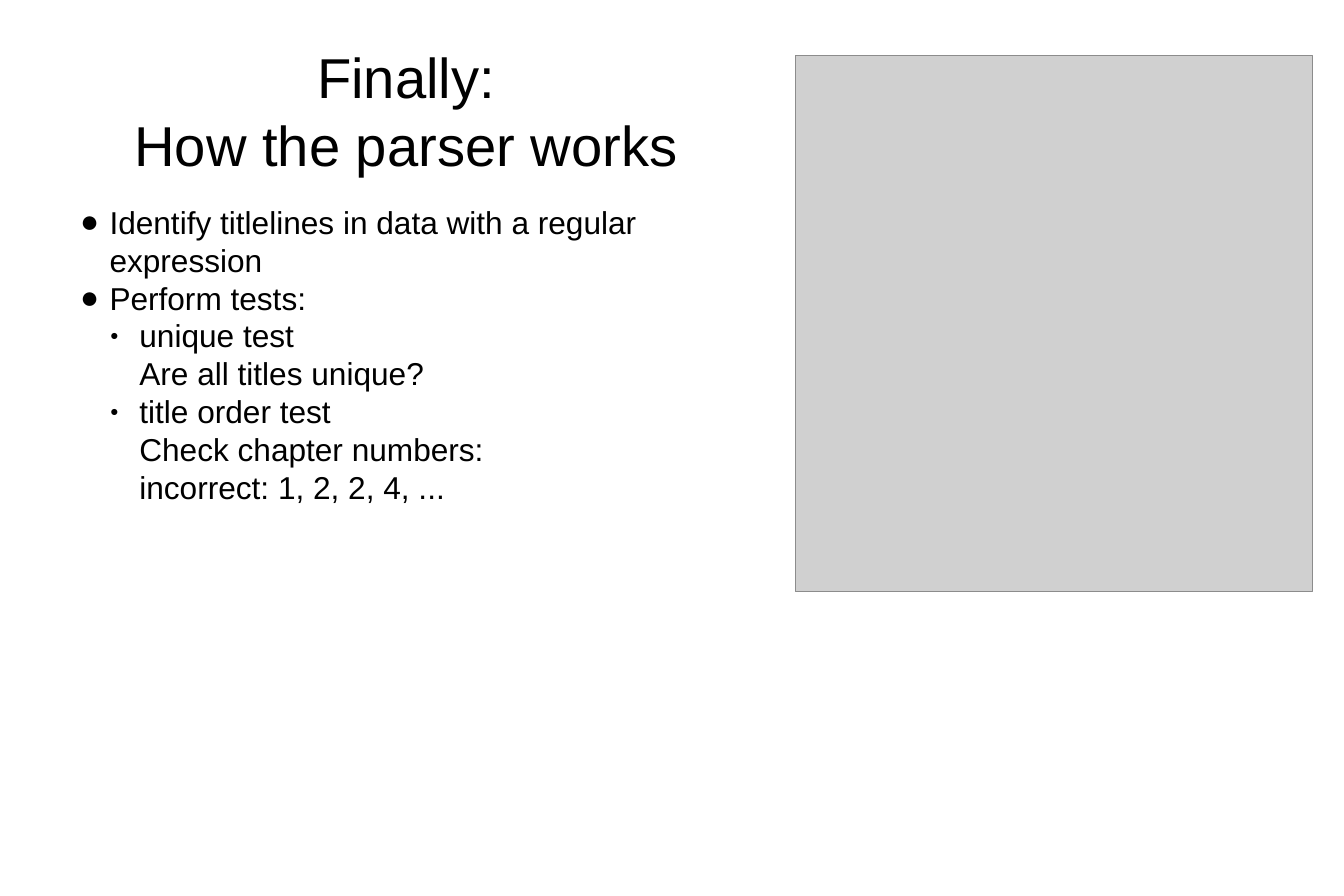
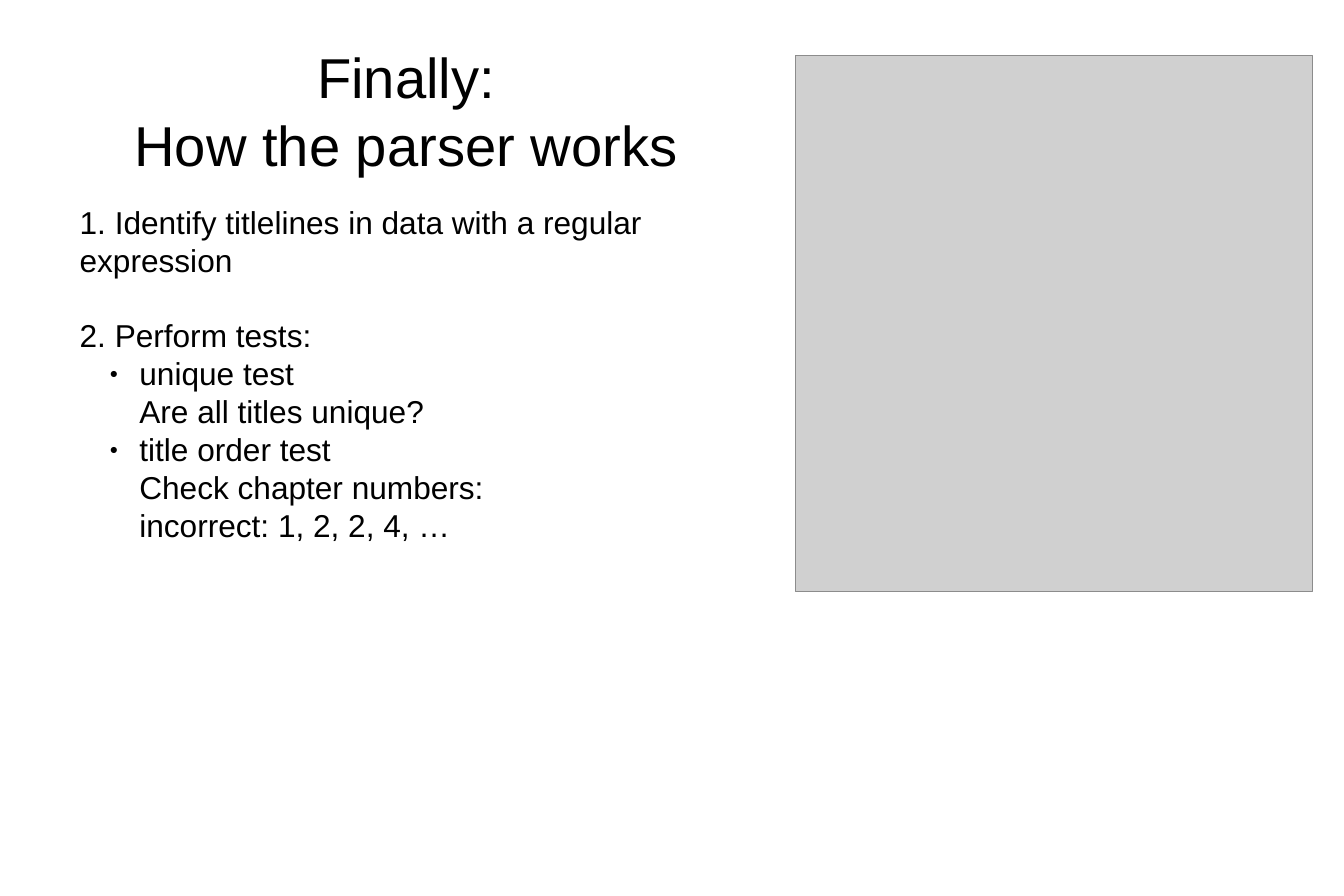
Before and after one commit to jn100py/portfolio, a slide deck: slide 11 of test_applications/1min_presentation_testapplications.pptx. Drawn at 1344x896 pixels with LibreOffice and Linux fonts; fonts in the diff are those of the drawing; grey boxes stand for pictures. Boxes give left, top, right and bottom in pixels: in the first picture for what was removed or moved away, otherwise in the second. Text is boxed around its words. In the diff, an @@ line names an element or a change of style, - is before the commit and + after.

Commit message:
Update presentation

```diff
--- a/test_applications/1min_presentation_testapplications.pptx
+++ b/test_applications/1min_presentation_testapplications.pptx
@@ text at [80, 211, 641, 348]: text changed @@
-● Identify titlelines in data with a regular expression
-● Perform tests:
+1. Identify titlelines in data with a regular expression
+2. Perform tests:
@@ text at [139, 362, 423, 429]: indent changed @@
@@ text at [139, 438, 484, 541]: text changed @@
-  ● title order test
-    Check chapter numbers:
-    incorrect: 1, 2, 2, 4, ...
+  ● title order test
+    Check chapter numbers:
+    incorrect: 1, 2, 2, 4, …
```
Also in this commit, not shown: 3 other slides changed, 1 slide added, 2 other files.
